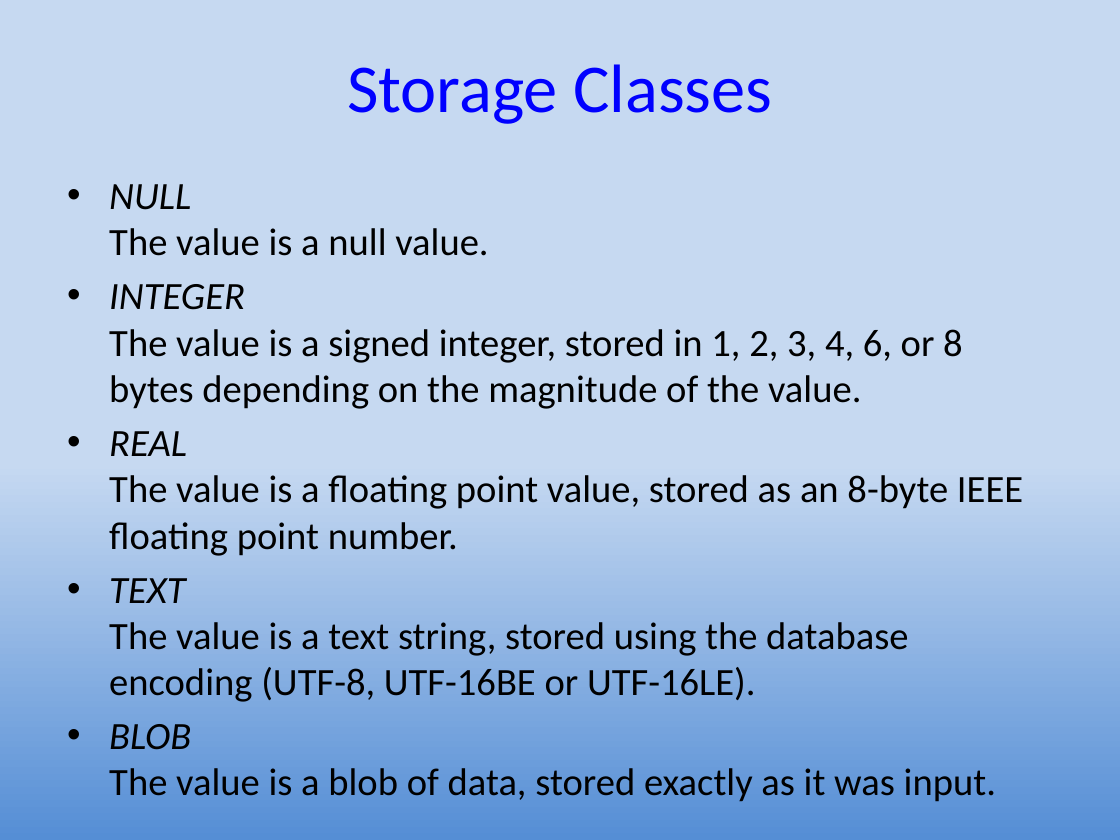
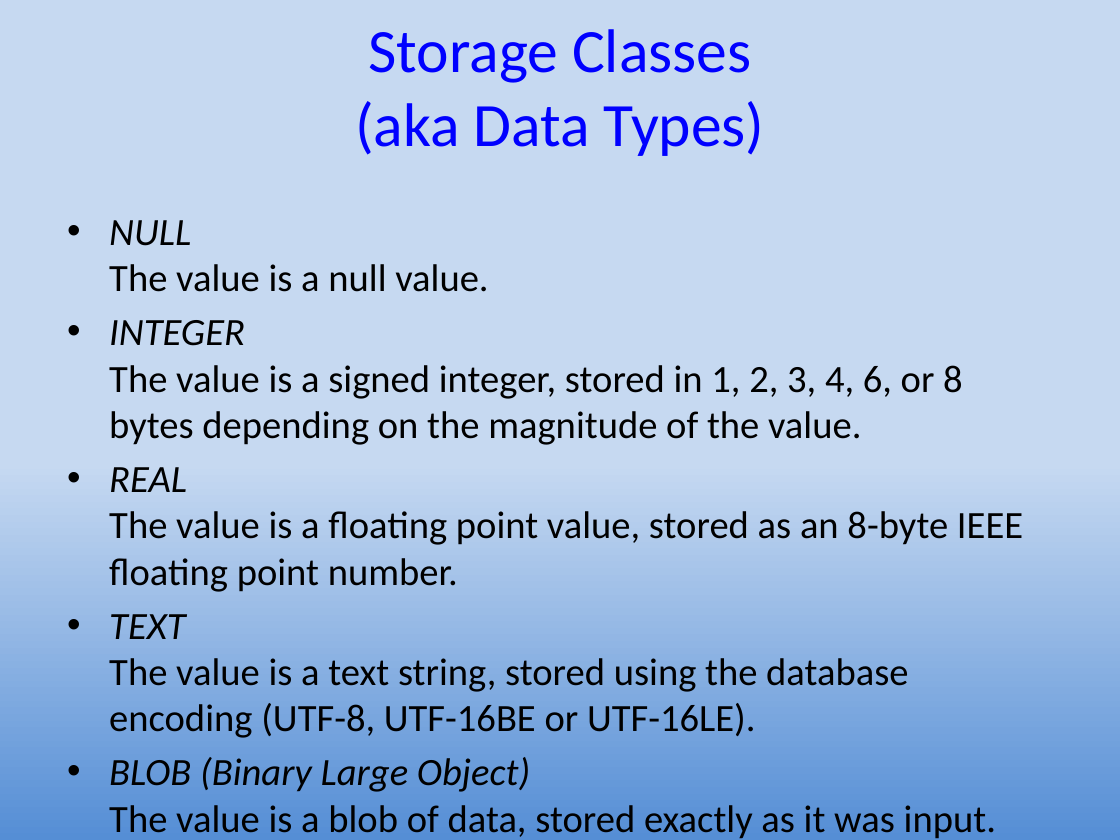
Before and after one commit to UO-CIS/CIS399Android-CourseMaterials, a slide deck: slide 5 of NotesAndSlides/CIS399Wk3Day3-SQLIteDatabases.pptx. Drawn at 1120x840 pixels with LibreOffice and Linux fonts; fonts in the diff are those of the drawing. Boxes give left, top, right and bottom in pixels: in the first picture for what was removed or moved away, otherwise in the second. Text is boxed around its words. In the diff, an @@ line names an element or a change of style, - is before the commit and + after.

```diff
--- a/NotesAndSlides/CIS399Wk3Day3-SQLIteDatabases.pptx
+++ b/NotesAndSlides/CIS399Wk3Day3-SQLIteDatabases.pptx
@@ title at (x1=355, y1=29, x2=765, y2=156): text changed; size 44 to 39.6 pt @@
-Storage Classes
+Storage Classes
+(aka Data Types)
@@ text "NULL The value is a ..." moved from (x1=109, y1=184, x2=1023, y2=802) to (x1=109, y1=220, x2=1023, y2=839) @@
@@ text at (x1=109, y1=757, x2=996, y2=839): text changed @@
-• BLOB
-  The value is a blob of data, stored exactly as it was input.
+• BLOB (Binary Large Object)
+  The value is a blob of data, stored exactly as it was input.
```
Also in this commit, not shown: 2 other slides changed, 4 other files.
